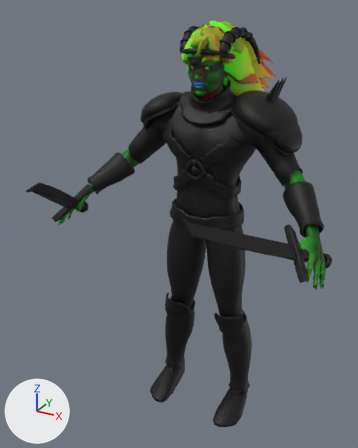
The glTF model public/models/gods/loki.glb: old version first, new version second.
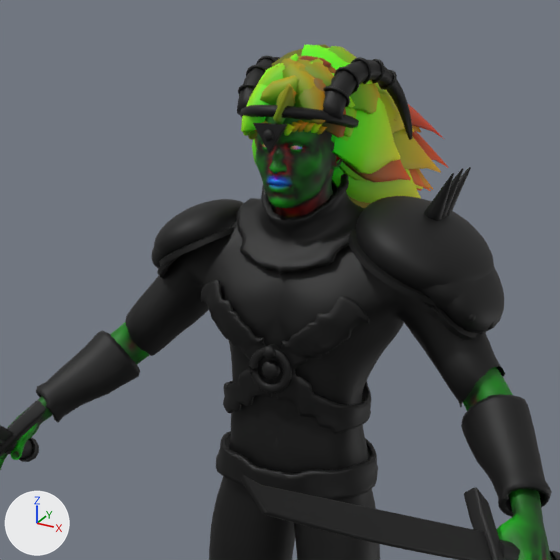
Each version appears first whole from a 50 mm camera at (1.103, -2.372, 2.344) aimed at (-0.092, -0.199, 1.257), and next in a close-up on the part from 20% to 92% of the width and 0% to 58% of the height. Arrows for +X, +Y and +Z are at lower left; the lights stay in place. The first two pictures are the older version. Vertices at exactly the same position are counted once.

Objects in the first close-up: 'belt', 'body', 'bracer.L', 'bracer.R', 'circlet', 'dagger_blade.L', 'gorget', 'hair', 'harness', 'pauldron.L', 'trousers', 'tunic' and 10 more.
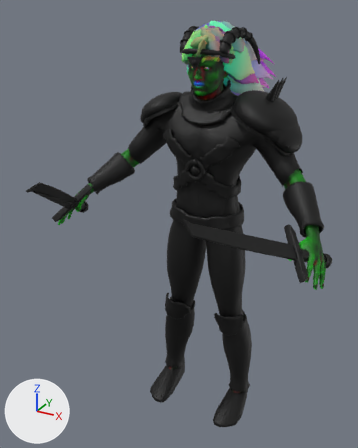
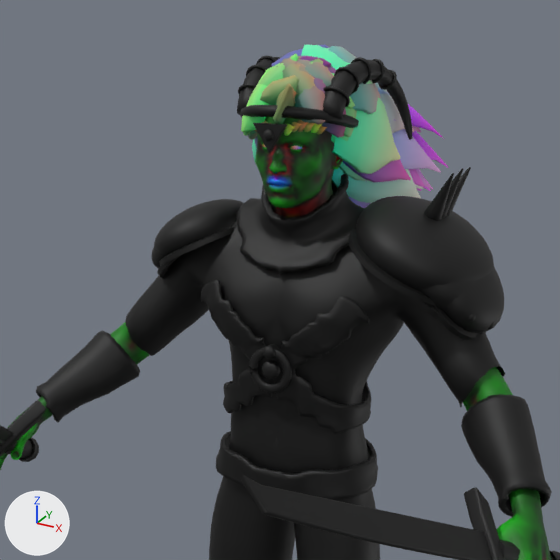
Location of each change, [x1, y1, x2, y2] in pixels of the close-ups (560 x 560 px):
part 1 of me_hair, recoloured (lighter): [241, 44, 448, 208] in both

What changed in the scene script:
```text
Change me_hair:
    where me_hair.from_pydata(...)  # 9810 vertices, 16776 faces; spans x -0.179..0.177, y -0.227..0.588, z 1.818..2.279
    used by ob_hair; location = (0.0, 0.0, 0.0)
    me_hair part 1: 16776 faces centred in x -0.174..0.173, y -0.224..0.56, z 1.827..2.277 are repainted in the vertex colours, in many colours
```
